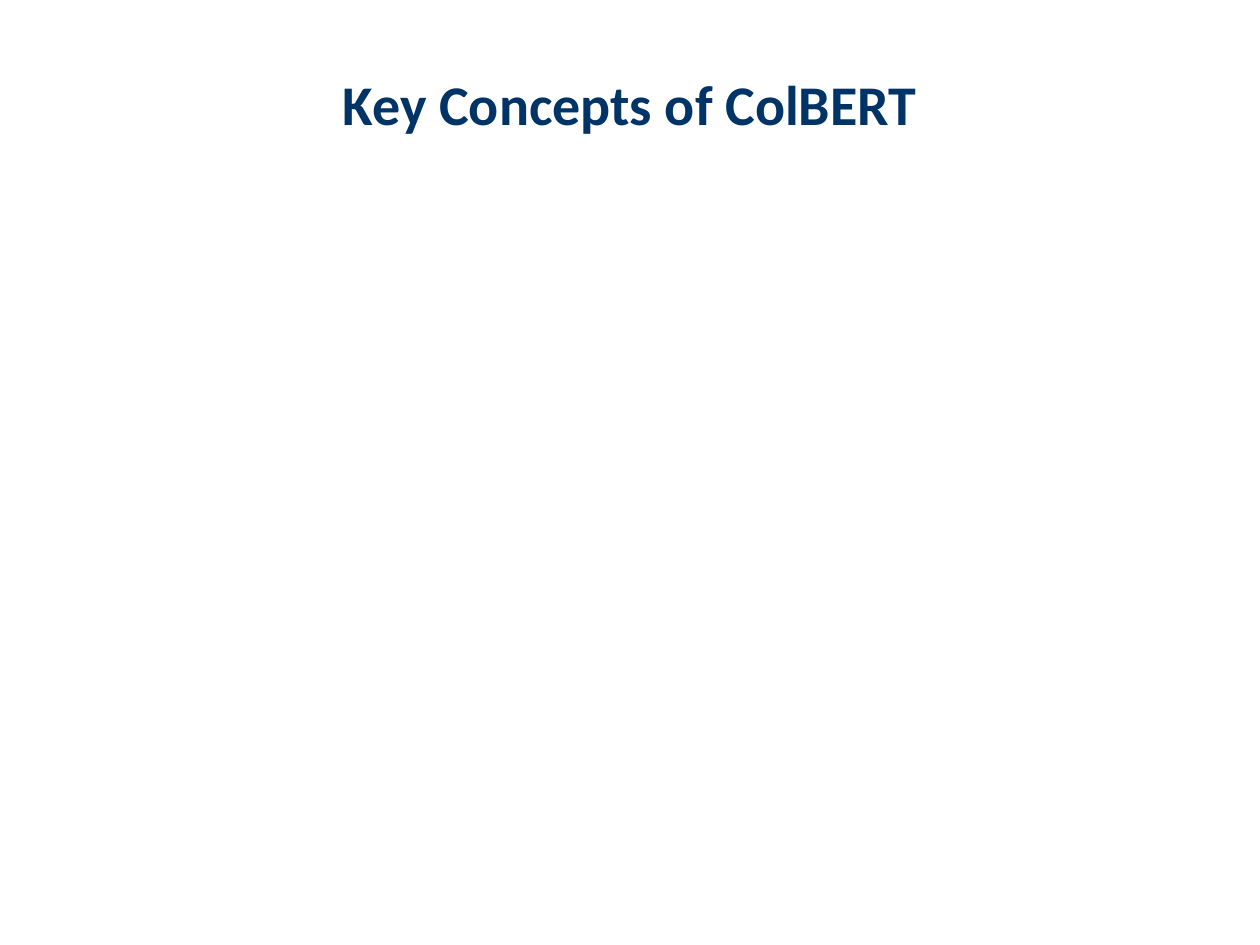
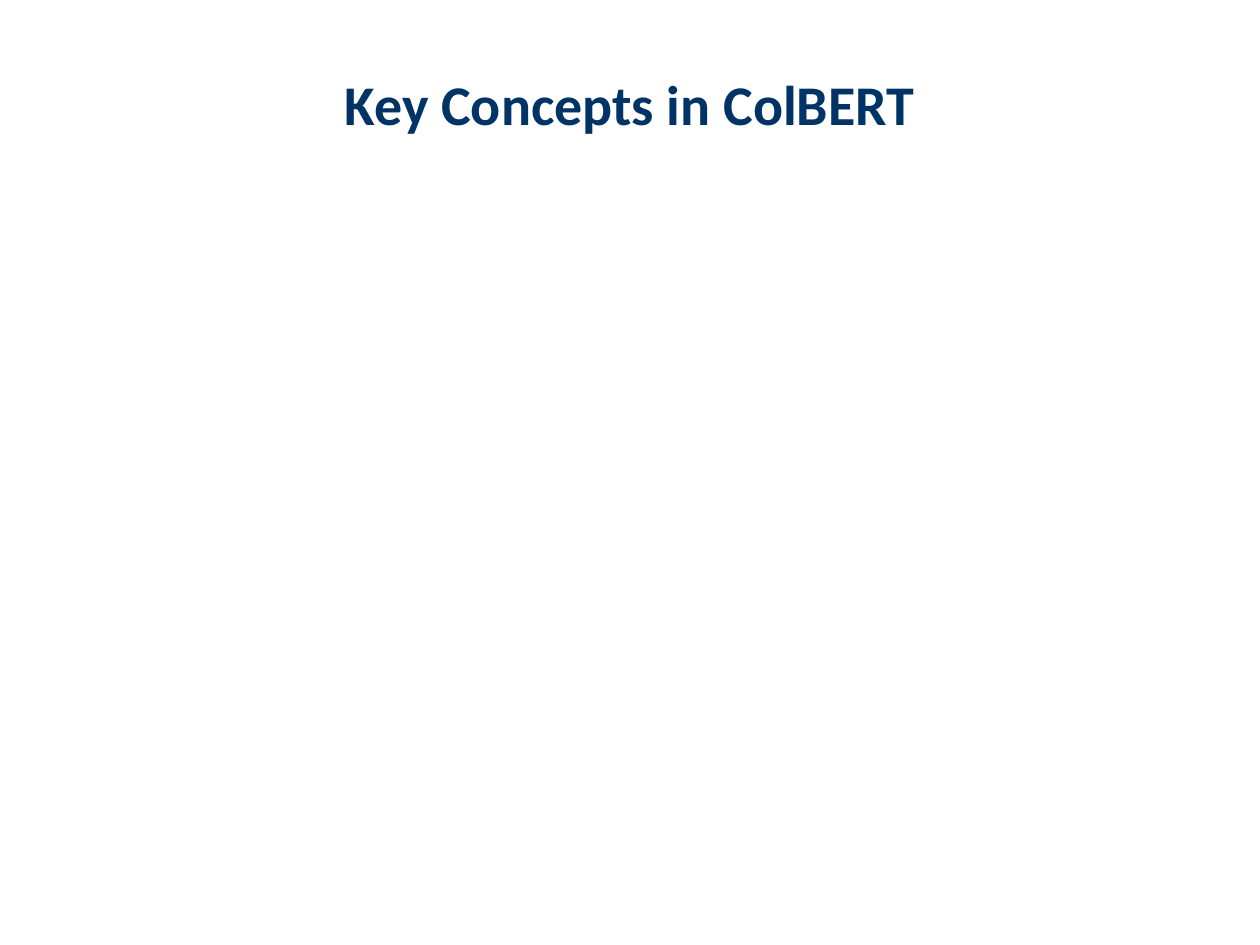
Before and after one commit to haadirakhangi/Edunexus, a slide deck: slide 9 of server-side/server/teacher/downloaded-presentations/Large Language Models/Colbert.pptx. Drawn at 1260x945 pixels with LibreOffice and Linux fonts; fonts in the diff are those of the drawing. Boxes give left, top, right and bottom in pixels: in the first picture for what was removed or moved away, otherwise in the second. Text is boxed around its words. In the diff, an @@ line names an element or a change of style, - is before the commit and + after.

```diff
--- a/server-side/server/teacher/downloaded-presentations/Large Language Models/Colbert.pptx
+++ b/server-side/server/teacher/downloaded-presentations/Large Language Models/Colbert.pptx
@@ text at (345,85,914,134): text changed @@
-Key Concepts of ColBERT
+Key Concepts in ColBERT
```
Also in this commit, not shown: 4 other slides changed, 2 slides removed, 1 other file.
